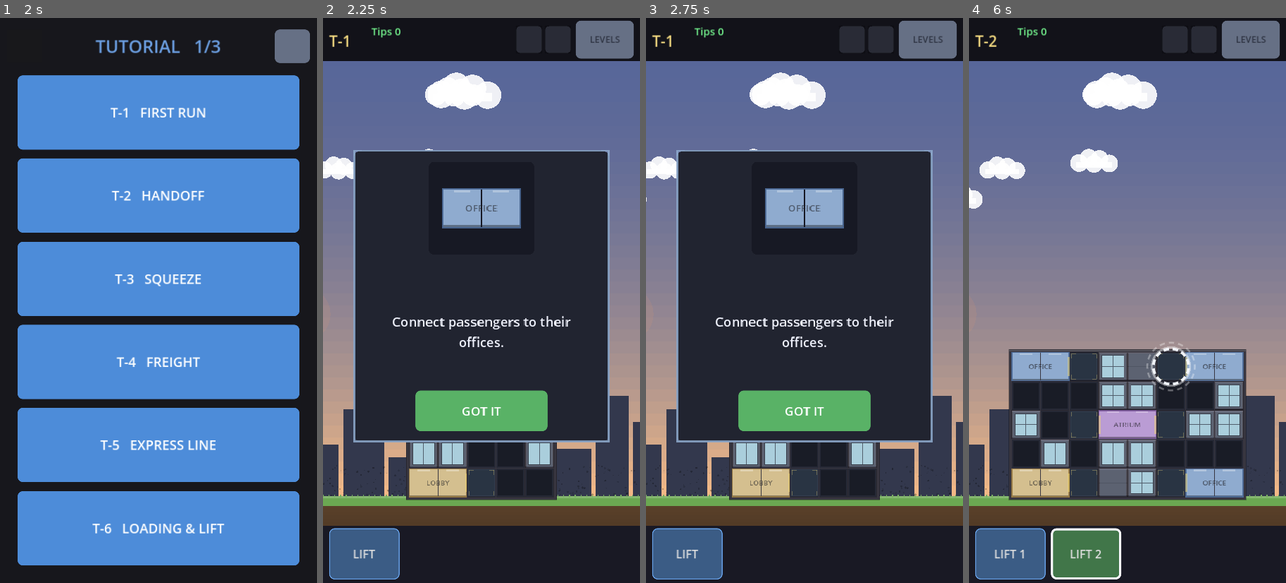
Above: before the commit, frames 1-4 (left to right).
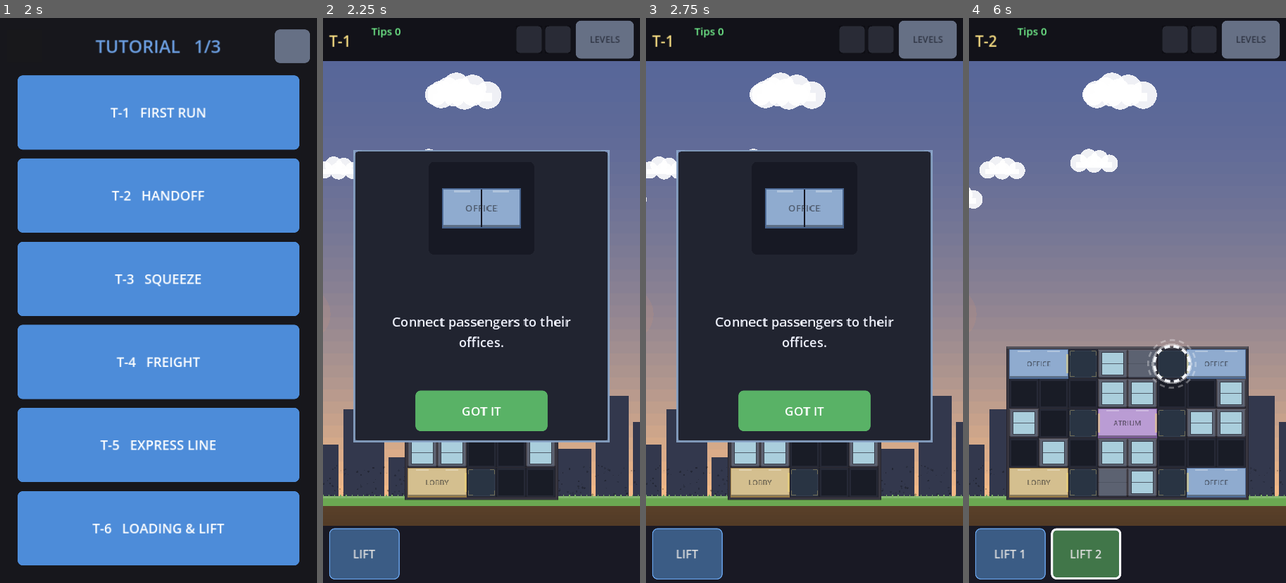
Above: after the commit, the same moments.

Repository: AlexEltonPym/elevator_game
Game: Godot game, scene res://scenes/v5_select.tscn
Same seed, same stepped clock (60 frames per second), same inputs: the game is played once before the commit and once after it.
Inputs (mouse positions are in pixels of both pictures, inside the frame that each line leads up to):
- Up to frame 1 (2 s): click (291, 46) at 0.52 s; click (25, 46) at 1.27 s
- Up to frame 2 (2.25 s): click "T-1 FIRST RUN" at 2 s
- Up to frame 3 (2.75 s): no input
- Up to frame 4 (6 s): click "LEVELS" at 2.75 s; click "T-2 HANDOFF" at 3.5 s; click "LIFT 1" at 4.25 s; click "LIFT 2" at 5 s; click "GOT IT" at 5.75 s

Frame 1 is identical in both runs. In frame 2, 0.7% of the frame differs, in the area x 25-75%, y 75-86%; in frame 3, 0.7%; in frame 4, 5.0%, in the area x 11-89%, y 56-86%.

Commit message:
Skyscraper envelope: y-max 14 (was 15) + bigdraw render mode
User set the height ceiling to 14. FIT_ROWS 15->14 makes the fixed scale
width-bound at ~0.747 (10 cols), so cells are ~2% larger than the 15-tall
scale and a 14-row tower clears the HUD with margin. Docs updated to
10x14. Render-only: FINGERPRINT5-ALL 1199199118 unchanged.

Also add a `bigdraw <json> <rank> <png>` generator mode: regenerates a
biggen archive design from seed and renders its plan WITHOUT solving, for
fast layout eyeballing (drawgen only reads the fievo schema).

Diff:
--- a/scripts/v5/grid5.gd
+++ b/scripts/v5/grid5.gd
@@ -40,7 +40,7 @@
 # whether you're on a 5×5 tutorial or a 10×15 tower. Envelope 10×15 (user 2026-08-27):
 # accepts a ~12% room shrink vs the old 9-wide fit to unlock genuinely bigger skyscrapers.
 const FIT_COLS := 10.0           # widest board the fixed cell size is sized for
-const FIT_ROWS := 15.0           # tallest board the fixed cell size is sized for
+const FIT_ROWS := 14.0           # tallest board the fixed cell size is sized for (user 2026-08-27: y-max 14)
 const FIXED_SCALE := minf((GRID_X - 2.0 * SIDE_MARGIN) / (FIT_COLS * CELL), (GROUND_LINE - PLAY_TOP) / (FIT_ROWS * CELL))
 
 ## Seconds of walk per tile of Manhattan distance. Board = queue tile -> boarding
--- a/tools/_pcg_gen.gd
+++ b/tools/_pcg_gen.gd
@@ -1659,6 +1659,37 @@
 	print("\t\t\"stars\": [%d, %d, %d, %d]," % [stars[0], stars[1], stars[2], stars[3]])
 
 
+## Render a biggen archive design (by floor_ok-by-sweep rank) to a plan screenshot WITHOUT
+## solving — fast layout eyeballing. Same config + regeneration path as _bigpick.
+func _bigdraw(jpath: String, rank: int, png: String) -> void:
+	GEN_COLS = 10; GEN_MIN_SURFACE = 11; GEN_MAX_SURFACE = 15; GEN_LOCALS = 2; GEN_BIG = true; GEN_MAX_ROOMS = 10
+	var loaded := _mapgen_load(jpath)
+	var good: Array = []
+	for e in (loaded.archive as Dictionary).values():
+		if bool(e.get("floor_ok", false)):
+			good.append(e)
+	good.sort_custom(func(a, b): return float(a.get("sweep", 0)) > float(b.get("sweep", 0)))
+	if rank < 0 or rank >= good.size():
+		print("rank %d out of range (%d floor_ok)" % [rank, good.size()]); return
+	var pick: Dictionary = good[rank]
+	var lv := _generate(int(pick.seed), int(pick.req))
+	if lv.is_empty():
+		print("GEN-FAIL seed %d" % int(pick.seed)); return
+	lv["id"] = "SKYr%d" % rank
+	if (lv.get("trips", []) as Array).is_empty():
+		lv["trips"] = Demand5.derive(lv.rooms, hash(str(lv.id)), lv.get("demand", {}))
+	Levels5.injected = lv
+	Levels5.headless = false
+	Levels5.current = 0
+	var scene: Node = load("res://scenes/v5_main.tscn").instantiate()
+	root.add_child(scene)
+	for _p in 6:
+		await process_frame
+	await RenderingServer.frame_post_draw
+	root.get_texture().get_image().save_png(png)
+	print("bigdraw rank %d seed %d %dx%d %d rooms -> %s" % [rank, int(pick.seed), int(lv.cols), int(lv.rows), int(lv.rooms.size()), png])
+
+
 func _solve_four(lv: Dictionary, budgets: Array) -> Dictionary:
 	# Derive demand the same way main5 does (rooms + fixed seed) so RG's primitives and the
 	# sim agree with live play; shipped levels store no trips.
@@ -2080,6 +2111,9 @@
 		quit(); return
 	if mode == "drawgen":
 		await _draw_gen(str(args[1]), str(args[2]), str(args[3]))
+		quit(); return
+	if mode == "bigdraw":
+		await _bigdraw(str(args[1]), int(args[2]), str(args[3]))
 		quit(); return
 	if mode == "solvegen":
 		_solve_gen(str(args[1]), str(args[2]), str(args[3]))
Not shown, changed: docs/game_level_rules.md
